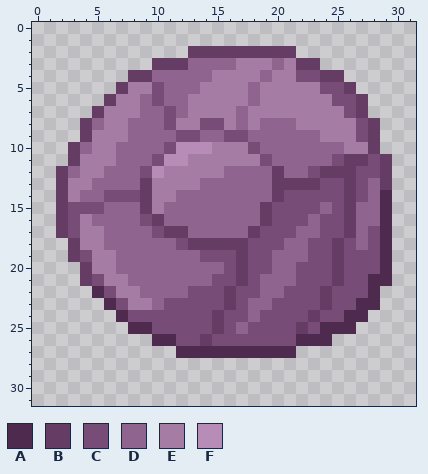
Edited in one commit: pixel-art sprite (textures/items/chorus_fruit_popped.png). Above, as it was before the edit.
The file is 32x32 pixels. Colours within 5 levels of each other are drawn and written as one.
Palette (. is transparent): A #4f2a4f  B #643c64  C #774d77  D #8f648f  E #a47ca4  F #b78db7
Pixels before, first column x 2:
 2 ...........BBBBBBBBB........
 3 ........BBBDDDDEEEDEBB......
 4 ......BBDDDDDEEEEDEECCBB....
 5 .....BEECDDDEEEEDEEEEECCB...
 6 ....BEEDCDDEEEEEDEEEEEECCB..
 7 ...BEEEDDCDEEEEDEEEEEEEECB..
 8 ..BDEEDDDCEECCEDEDDDEEEEECB.
 9 ..BEEEDDDDCCDDCCDDDDDDEEECB.
10 .BDEEDDDDCFFFEEECDDDDDDDEEB.
11 .BEEEDDDCFFEEEEEECDDDDDCBBCB
12 BDEEDDDCFEEEEEDDDDBDDCBBBCCB
13 BEEDDDDBEEEEDDDDDDBBBBCCBCDB
14 BEDDCCCBEEDDDDDDDDBCCCCCBCDA
15 BCCCDDDBEDDDDDDDDBCCCCDCBDDA
16 BCEDDDDCBDDDDDDDDBCCCDCCBDDA
17 BCEEDDDDCBBDDDDDBCCCDDCCBDCA
18 .BEEDDDDDDCBBBBBCCCDDCCBCDCA
19 .BCEEDDDDDDDCCCBCCDDDCCBCCCA
20 ..BEEDDDDDDDDDCBCCDDCCCBCCCA
21 ..BCEEDDDDDDDCCBCDDDCCCBCCAA
22 ...ACEEDDDDCCCBCCDDCCCBCCCA.
23 ....ACEEDCCCCCBCDDCCCCBCCAA.
24 .....ACCCCCCCBCCDCCCCBCCAA..
25 ......AACCCCCBCDCCCCBCAAA...
26 ........AACCBCCCCCCCAAA.....
27 ..........AAAAAAAAAA........
Once edited:
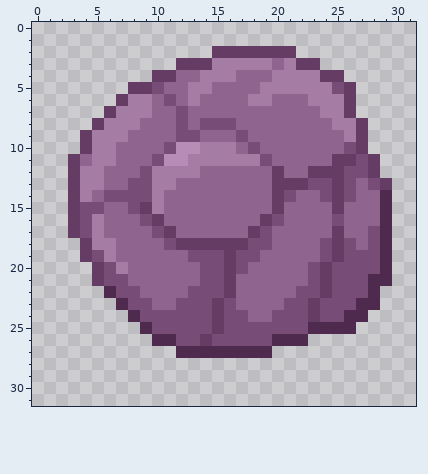
Commit: Autopush passed textures from 2025-10-16
The exact change:
Changed rows in their new state; - is an unchanged pixel.
first column x 2:
 2 -----------..---------------
 3 --------..-BBEE-------------
 4 ------..BB--E--DD---EE------
 5 -----.BB---E-DDD------E-----
 6 ----.B-EDC--DDDDE-DDD--EB.--
 7 ---.B--E-DCDDDD-DDDDDD--B.--
 8 --.B--E--DCD--C-D---DDD--B.-
 9 --------------D-------DD-B.-
10 -.B---------E--D--------CB.-
11 --D--------------------B-CB.
12 .B------E---DD-------B--C-B.
13 .B-E--CC--DD---------C-BCDC-
14 .BE----C-D----------DD-BCD--
15 .B----C----------DBDDD-BD---
16 .BCE---------------DD-D-D---
17 .BC-------D-------DD--DBD---
18 -.B-E----CB-------D--D------
19 -.BC-------C--BC-D---D------
20 --.BCE------CCBCDD--D-BC----
21 --.BCC------C-BDD---D-BC----
22 ---.ACC--------DD--D--------
23 ----.ACC-D---BCD--D--BC-----
24 -----.A----------D----------
25 ------.--------C----CA------
26 ------------------AA-..-----
27 ------------------..--------
Where, in picture pixels (left, top, right, bottom), the same in both pictures:
changed: (56, 46, 392, 358)
